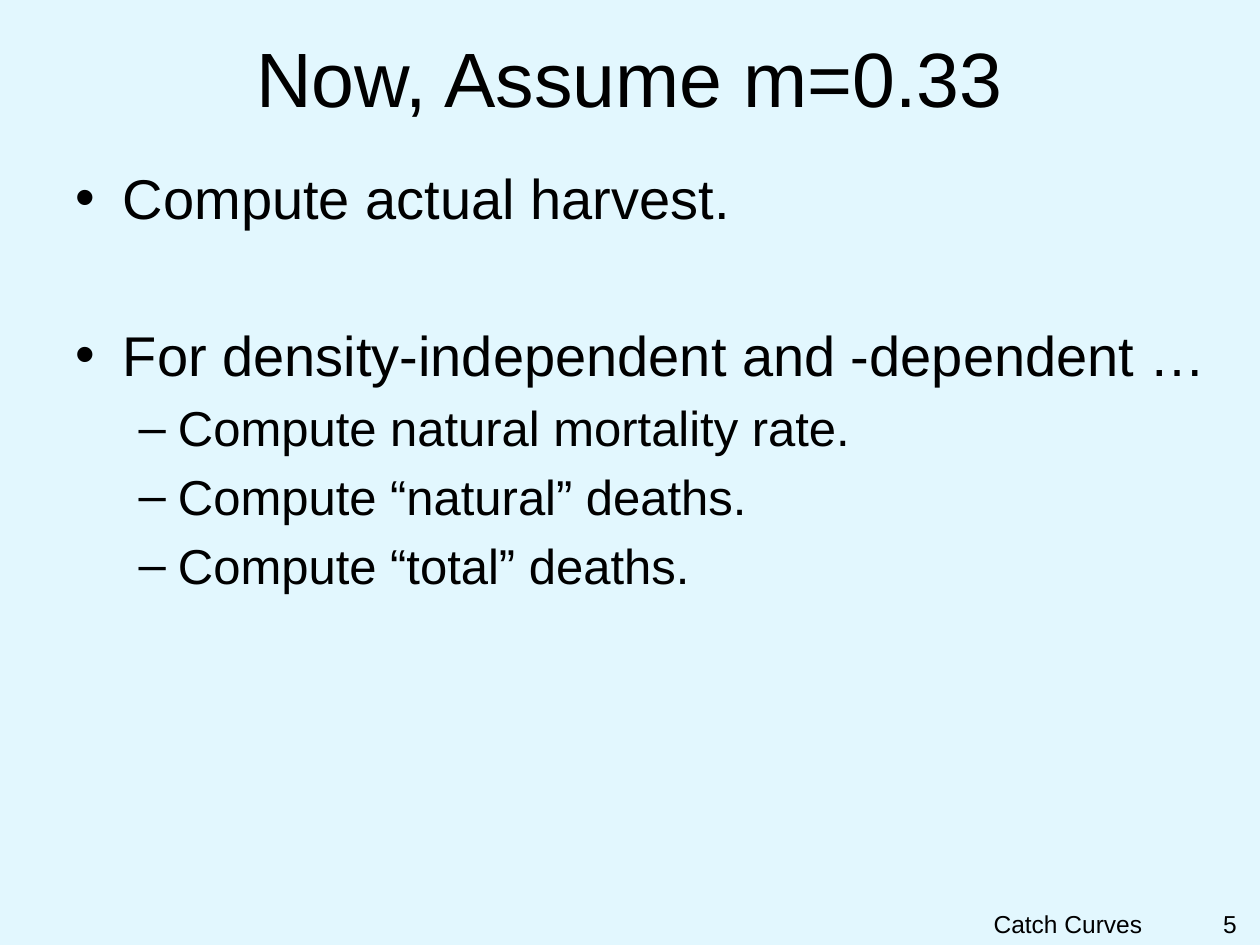
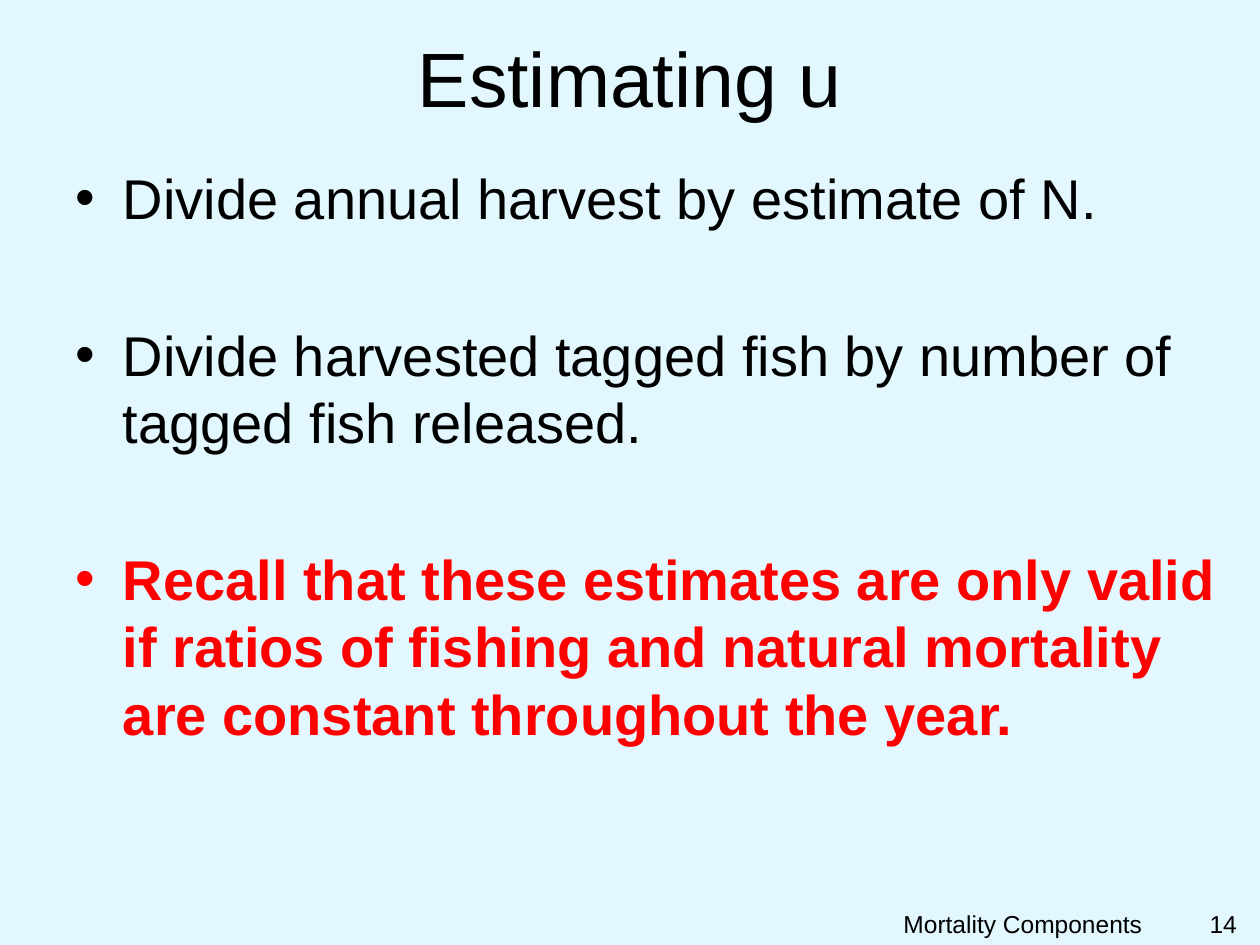
Before and after one commit to droglenc/NCNRS349, a slide deck: slide 14 of modules/MortalityComponents/PPT.pptx (slide 5 before the commit). Drawn at 1260x945 pixels with LibreOffice and Linux fonts; fonts in the diff are those of the drawing; background and template pictures are left out. Boxes give left, top, right and bottom in pixels: in the first picture for what was removed or moved away, otherwise in the second. Text is boxed around its words. In the diff, an @@ line names an element or a change of style, - is before the commit and + after.

Commit message:
Updated mortality components module

```diff
--- a/modules/MortalityComponents/PPT.pptx
+++ b/modules/MortalityComponents/PPT.pptx
@@ title at <box>418,51,841,122</box>: text changed @@
-Now, Assume m=0.33
+Estimating u
@@ text at <box>123,178,1214,745</box>: text changed; size 28 to 32 pt; text colour #000000 to #FF0000; bold on @@
-• Compute actual harvest.
-• For density-independent and -dependent …
-  – Compute natural mortality rate.
-  – Compute “natural” deaths.
-  – Compute “total” deaths.
+• Divide annual harvest by estimate of N.
+• Divide harvested tagged fish by number of tagged fish released.
+• Recall that these estimates are only valid if ratios of fishing and natural mortality are constant throughout the year.
@@ text at <box>903,915,1142,938</box>: text changed @@
-Catch Curves
+Mortality Components
@@ page number at <box>1210,916,1237,933</box>: text changed @@
-5
+14
```
Also in this commit, not shown: 8 other slides changed, 9 slides added, 5 slides removed, 3 other files.
